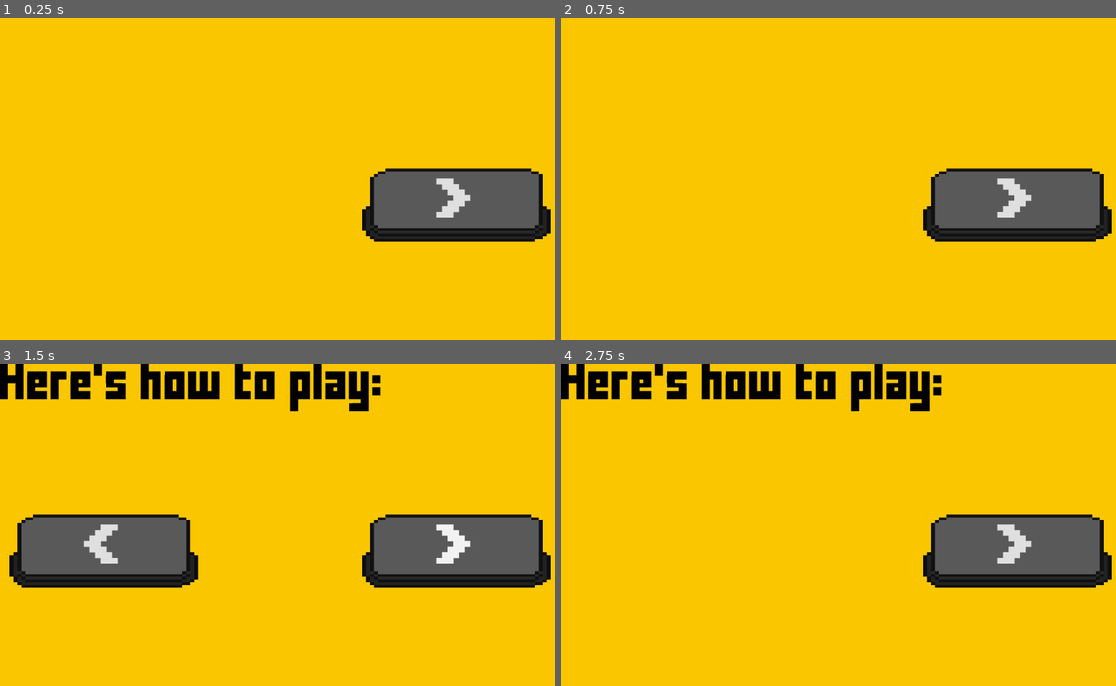
Above: before the commit, frames 1-4 (two rows, left to right).
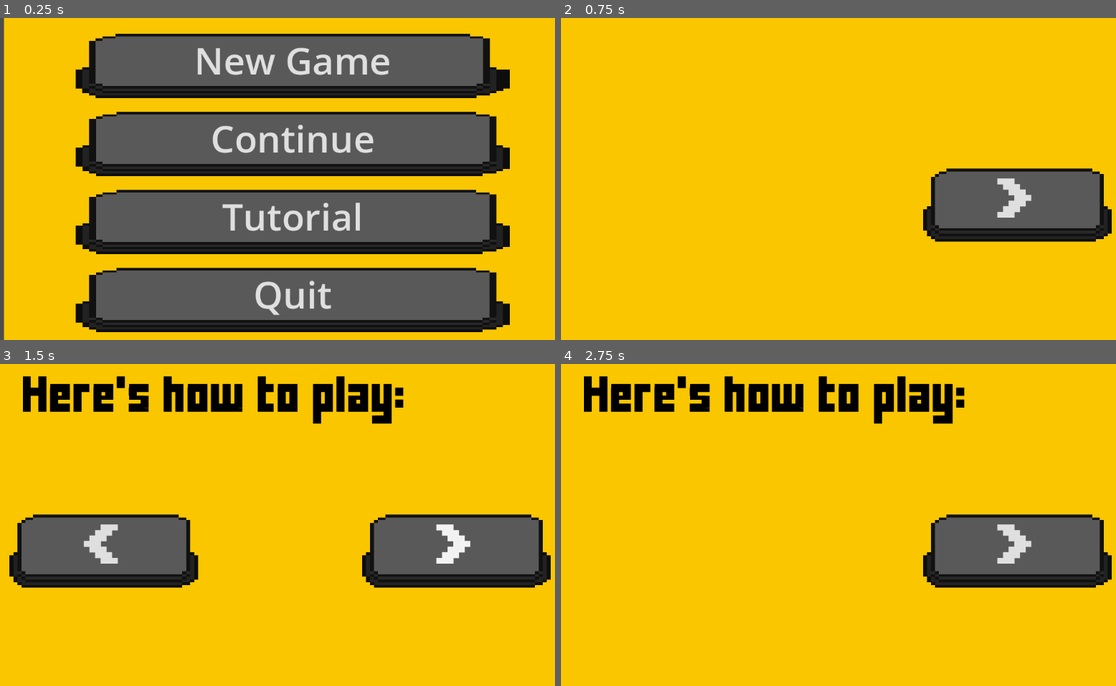
Above: after the commit, the same moments.

Repository: Dalu1234/Rubix
Game: Godot game, scene res://menu.tscn
Same seed, same stepped clock (60 frames per second), same inputs: the game is played once before the commit and once after it. Before the commit the project starts from res://beginning_screen.tscn.
Inputs (mouse positions are in pixels of both pictures, inside the frame that each line leads up to):
- Up to frame 1 (0.25 s): no input
- Up to frame 2 (0.75 s): click (855, 214) at 0.5 s, where only the run after the commit has a clickable "Tutorial"
- Up to frame 3 (1.5 s): click ">" at 1.25 s
- Up to frame 4 (2.75 s): click "<" at 2 s

The runs differ from the first frame. In frame 1, 61% of the frame differs, in the area x 0-100%, y 0-100%; in frame 2, nothing differs; in frame 3, 5.7%; in frame 4, 5.7%.

Commit message:
Version 1.0.0
First demo

Diff:
--- a/Calculator.gd
+++ b/Calculator.gd
@@ -17,7 +17,7 @@
 var subtracter = 1
 var multiplier = 1
 var divider = 1
-var random_number = 3 #randi() % 1001
+var random_number = randi() % 1001
 var numbers = []
 var start_time: int
 var end_time: int
--- a/beginning_screen.tscn
+++ b/beginning_screen.tscn
@@ -51,8 +51,10 @@
 
 [node name="Instructions" type="RichTextLabel" parent="."]
 layout_mode = 0
-offset_right = 1149.0
-offset_bottom = 423.0
+offset_left = 46.0
+offset_top = 25.0
+offset_right = 1094.0
+offset_bottom = 268.0
 theme = ExtResource("2_cjh17")
 theme_override_colors/default_color = Color(0, 0, 0, 1)
 theme_override_font_sizes/normal_font_size = 63
--- /dev/null
+++ b/menu.gd
@@ -0,0 +1,27 @@
+extends Control
+
+
+# Called when the node enters the scene tree for the first time.
+func _ready():
+	pass # Replace with function body.
+
+
+# Called every frame. 'delta' is the elapsed time since the previous frame.
+func _process(delta):
+	pass
+
+
+func _on_quit_pressed():
+	get_tree().quit()
+
+
+func _on_tutorial_pressed():
+	get_tree().change_scene_to_file("res://beginning_screen.tscn")
+
+
+func _on_continue_pressed():
+	pass # Replace with function body.
+
+
+func _on_start_pressed():
+	get_tree().change_scene_to_file("res://Calculator.tscn")
--- /dev/null
+++ b/menu.tscn
@@ -0,0 +1,189 @@
+[gd_scene load_steps=22 format=3 uid="uid://cpslhnaejmrwn"]
+
+[ext_resource type="Script" path="res://menu.gd" id="1_pdxdu"]
+[ext_resource type="Texture2D" uid="uid://dggx6uap7iavk" path="res://Gerald's Keys/Keys/Blank-Lg-Key.png" id="2_s505h"]
+
+[sub_resource type="StyleBoxTexture" id="StyleBoxTexture_ph7no"]
+content_margin_left = 16.0
+content_margin_top = 25.0
+content_margin_right = 16.0
+content_margin_bottom = 25.0
+texture = ExtResource("2_s505h")
+region_rect = Rect2(0, 0, 65, 32)
+
+[sub_resource type="StyleBoxTexture" id="StyleBoxTexture_lotwn"]
+content_margin_left = 16.0
+content_margin_top = 25.0
+content_margin_right = 16.0
+content_margin_bottom = 25.0
+texture = ExtResource("2_s505h")
+region_rect = Rect2(0, 0, 65, 32)
+
+[sub_resource type="StyleBoxTexture" id="StyleBoxTexture_64nnl"]
+content_margin_left = 16.0
+content_margin_top = 25.0
+content_margin_right = 16.0
+content_margin_bottom = 25.0
+texture = ExtResource("2_s505h")
+region_rect = Rect2(64, 0, 64, 32)
+
+[sub_resource type="StyleBoxEmpty" id="StyleBoxEmpty_k2atf"]
+
+[sub_resource type="StyleBoxTexture" id="StyleBoxTexture_f8pyf"]
+content_margin_left = 16.0
+content_margin_top = 25.0
+content_margin_right = 16.0
+content_margin_bottom = 25.0
+texture = ExtResource("2_s505h")
+region_rect = Rect2(0, 0, 64, 32)
+
+[sub_resource type="StyleBoxTexture" id="StyleBoxTexture_exh0l"]
+content_margin_left = 16.0
+content_margin_top = 25.0
+content_margin_right = 16.0
+content_margin_bottom = 25.0
+texture = ExtResource("2_s505h")
+region_rect = Rect2(0, 0, 64, 32)
+
+[sub_resource type="StyleBoxTexture" id="StyleBoxTexture_alau5"]
+content_margin_left = 16.0
+content_margin_top = 25.0
+content_margin_right = 16.0
+content_margin_bottom = 25.0
+texture = ExtResource("2_s505h")
+region_rect = Rect2(64, 0, 64, 32)
+
+[sub_resource type="StyleBoxEmpty" id="StyleBoxEmpty_okhxy"]
+
+[sub_resource type="StyleBoxEmpty" id="StyleBoxEmpty_nx66b"]
+
+[sub_resource type="StyleBoxTexture" id="StyleBoxTexture_mb83y"]
+content_margin_left = 16.0
+content_margin_top = 25.0
+content_margin_right = 16.0
+content_margin_bottom = 25.0
+texture = ExtResource("2_s505h")
+region_rect = Rect2(0, 0, 64, 32)
+
+[sub_resource type="StyleBoxTexture" id="StyleBoxTexture_nfuxb"]
+content_margin_left = 16.0
+content_margin_top = 25.0
+content_margin_right = 16.0
+content_margin_bottom = 25.0
+texture = ExtResource("2_s505h")
+region_rect = Rect2(0, 0, 64, 32)
+
+[sub_resource type="StyleBoxTexture" id="StyleBoxTexture_6i7yr"]
+content_margin_left = 16.0
+content_margin_top = 25.0
+content_margin_right = 16.0
+content_margin_bottom = 25.0
+texture = ExtResource("2_s505h")
+region_rect = Rect2(64, 0, 64, 32)
+
+[sub_resource type="StyleBoxEmpty" id="StyleBoxEmpty_7xhl5"]
+
+[sub_resource type="StyleBoxEmpty" id="StyleBoxEmpty_10274"]
+
+[sub_resource type="StyleBoxTexture" id="StyleBoxTexture_3sxt4"]
+content_margin_left = 16.0
+content_margin_top = 25.0
+content_margin_right = 16.0
+content_margin_bottom = 25.0
+texture = ExtResource("2_s505h")
+region_rect = Rect2(0, 0, 64, 32)
+
+[sub_resource type="StyleBoxTexture" id="StyleBoxTexture_nhajc"]
+content_margin_left = 16.0
+content_margin_top = 25.0
+content_margin_right = 16.0
+content_margin_bottom = 25.0
+texture = ExtResource("2_s505h")
+region_rect = Rect2(0, 0, 64, 37)
+
+[sub_resource type="StyleBoxTexture" id="StyleBoxTexture_bsd78"]
+content_margin_left = 16.0
+content_margin_top = 25.0
+content_margin_right = 16.0
+content_margin_bottom = 25.0
+texture = ExtResource("2_s505h")
+region_rect = Rect2(64, 0, 64, 32)
+
+[sub_resource type="StyleBoxEmpty" id="StyleBoxEmpty_sok8j"]
+
+[sub_resource type="StyleBoxEmpty" id="StyleBoxEmpty_txwl1"]
+
+[node name="Menu" type="Control"]
+layout_mode = 3
+anchor_right = 1.111
+anchor_bottom = 1.111
+offset_right = 16.1279
+offset_bottom = 16.072
+grow_horizontal = 2
+grow_vertical = 2
+script = ExtResource("1_pdxdu")
+
+[node name="ColorRect" type="ColorRect" parent="."]
+light_mask = 16
+visibility_layer = 16
+layout_mode = 2
+offset_left = 8.0
+offset_right = 1160.0
+offset_bottom = 656.0
+color = Color(0.976471, 0.776471, 0, 1)
+metadata/_edit_lock_ = true
+
+[node name="MarginContainer" type="MarginContainer" parent="."]
+layout_mode = 0
+offset_left = 152.0
+offset_top = 8.0
+offset_right = 1024.0
+offset_bottom = 768.0
+
+[node name="VBoxContainer" type="VBoxContainer" parent="MarginContainer"]
+layout_mode = 2
+
+[node name="Start" type="Button" parent="MarginContainer/VBoxContainer"]
+layout_mode = 2
+theme_override_font_sizes/font_size = 75
+theme_override_styles/normal = SubResource("StyleBoxTexture_ph7no")
+theme_override_styles/hover = SubResource("StyleBoxTexture_lotwn")
+theme_override_styles/pressed = SubResource("StyleBoxTexture_64nnl")
+theme_override_styles/focus = SubResource("StyleBoxEmpty_k2atf")
+text = "New Game"
+
+[node name="Continue" type="Button" parent="MarginContainer/VBoxContainer"]
+layout_mode = 2
+theme_override_font_sizes/font_size = 75
+theme_override_styles/normal = SubResource("StyleBoxTexture_f8pyf")
+theme_override_styles/hover = SubResource("StyleBoxTexture_exh0l")
+theme_override_styles/pressed = SubResource("StyleBoxTexture_alau5")
+theme_override_styles/disabled = SubResource("StyleBoxEmpty_okhxy")
+theme_override_styles/focus = SubResource("StyleBoxEmpty_nx66b")
+text = "Continue"
+
+[node name="Tutorial" type="Button" parent="MarginContainer/VBoxContainer"]
+layout_mode = 2
+theme_override_font_sizes/font_size = 75
+theme_override_styles/normal = SubResource("StyleBoxTexture_mb83y")
+theme_override_styles/hover = SubResource("StyleBoxTexture_nfuxb")
+theme_override_styles/pressed = SubResource("StyleBoxTexture_6i7yr")
+theme_override_styles/disabled = SubResource("StyleBoxEmpty_7xhl5")
+theme_override_styles/focus = SubResource("StyleBoxEmpty_10274")
+text = "Tutorial"
+
+[node name="Quit" type="Button" parent="MarginContainer/VBoxContainer"]
+layout_mode = 2
+theme_override_font_sizes/font_size = 75
+theme_override_styles/normal = SubResource("StyleBoxTexture_3sxt4")
+theme_override_styles/hover = SubResource("StyleBoxTexture_nhajc")
+theme_override_styles/pressed = SubResource("StyleBoxTexture_bsd78")
+theme_override_styles/disabled = SubResource("StyleBoxEmpty_sok8j")
+theme_override_styles/focus = SubResource("StyleBoxEmpty_txwl1")
+text = "Quit
+"
+
+[connection signal="pressed" from="MarginContainer/VBoxContainer/Start" to="." method="_on_start_pressed"]
+[connection signal="pressed" from="MarginContainer/VBoxContainer/Continue" to="." method="_on_continue_pressed"]
+[connection signal="pressed" from="MarginContainer/VBoxContainer/Tutorial" to="." method="_on_tutorial_pressed"]
+[connection signal="pressed" from="MarginContainer/VBoxContainer/Quit" to="." method="_on_quit_pressed"]
--- a/project.godot
+++ b/project.godot
@@ -11,7 +11,7 @@
 [application]
 
 config/name="rubix"
-run/main_scene="res://beginning_screen.tscn"
+run/main_scene="res://menu.tscn"
 config/features=PackedStringArray("4.2", "GL Compatibility")
 config/icon="res://icon.svg"
 
--- a/winpage.tscn
+++ b/winpage.tscn
@@ -21,5 +21,7 @@
 offset_right = 1120.0
 offset_bottom = 536.0
 theme = ExtResource("1_y4y53")
+theme_override_colors/default_color = Color(1, 1, 1, 1)
 theme_override_font_sizes/normal_font_size = 150
-text = "Congrats You Got It!"
+text = "Almost
+Ready!!!"
Not shown, added: builds/rubix.exe
Not shown, added: rubix.console.exe
Not shown, added: rubix.exe
Not shown, added: rubix.pck
